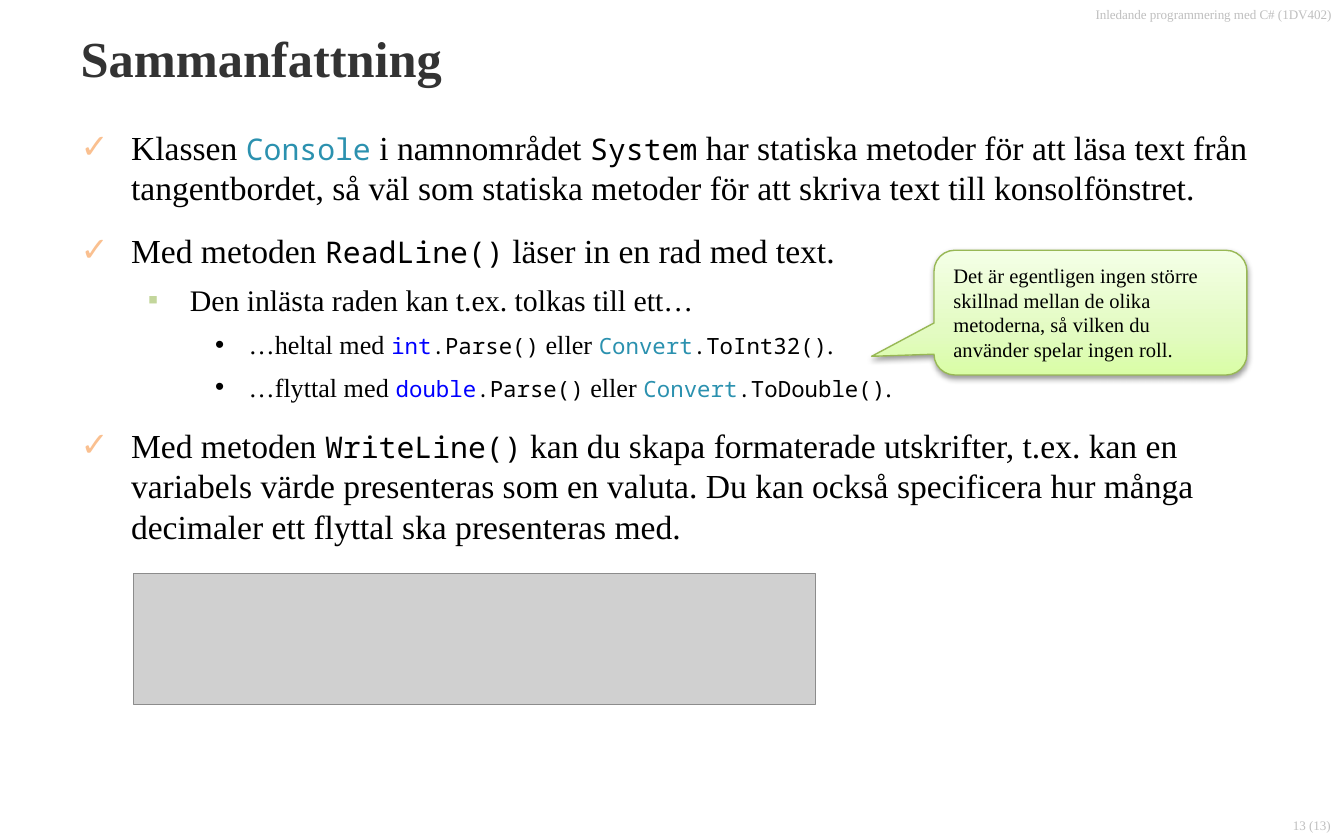
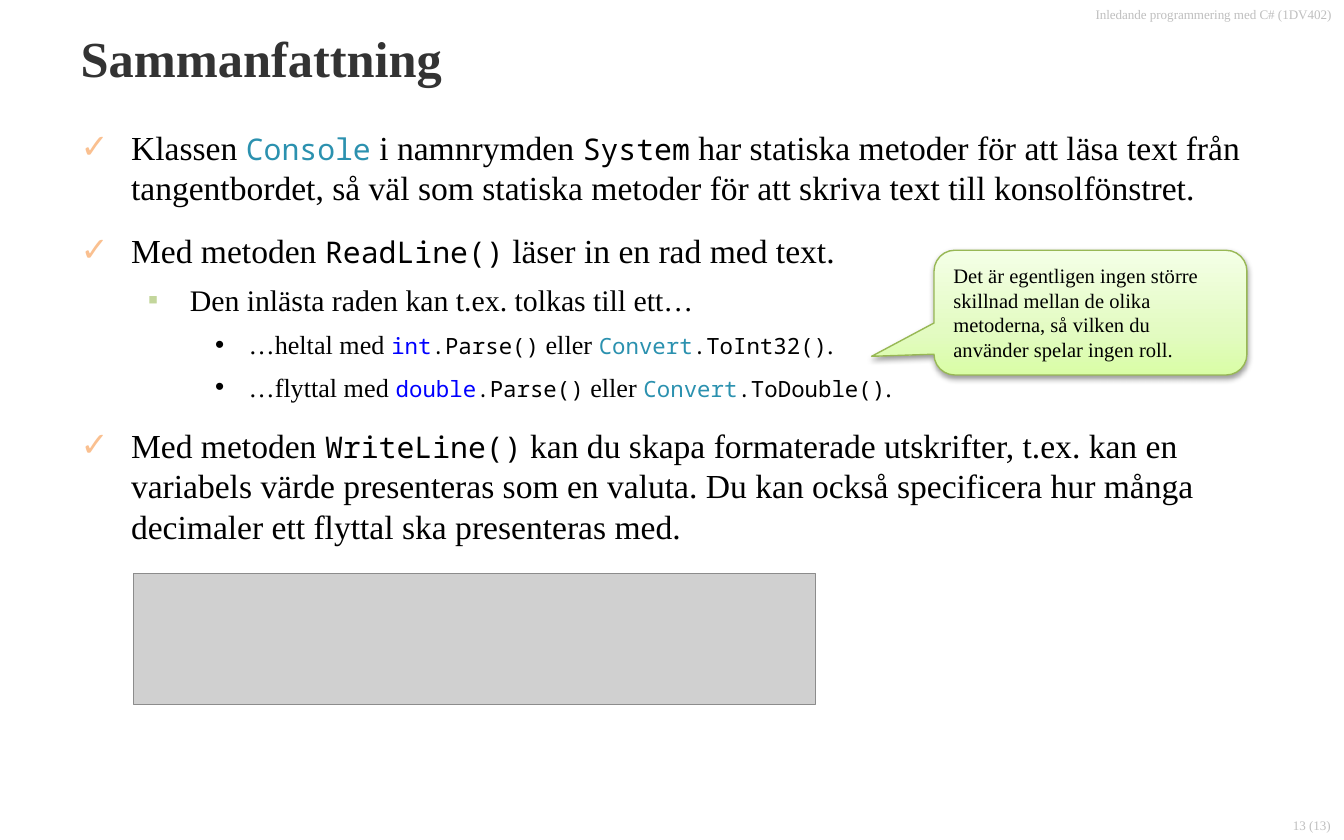
Before and after one commit to 1dv402/kursmaterial, a slide deck: slide 13 of Presentationsmaterial/Dokument/1.6 Inmatning och formaterad utmatning.pptx. Drawn at 1344x840 pixels with LibreOffice and Linux fonts; fonts in the diff are those of the drawing; grey boxes stand for pictures; background and template pictures are left out. Boxes give left, top, right and bottom in pixels: in the first picture for what was removed or moved away, otherwise in the second. Text is boxed around its words. In the diff, an @@ line names an element or a change of style, - is before the commit and + after.

Commit message:
Uppdatering.

```diff
--- a/Presentationsmaterial/Dokument/1.6 Inmatning och formaterad utmatning.pptx
+++ b/Presentationsmaterial/Dokument/1.6 Inmatning och formaterad utmatning.pptx
@@ text at (x1=131, y1=135, x2=1240, y2=207): text changed @@
-✓ Klassen Console i namnområdet System har statiska metoder för att läsa text från tangentbordet, så väl som statiska metoder för att skriva text till konsolfönstret.
+✓ Klassen Console i namnrymden System har statiska metoder för att läsa text från tangentbordet, så väl som statiska metoder för att skriva text till konsolfönstret.
```
